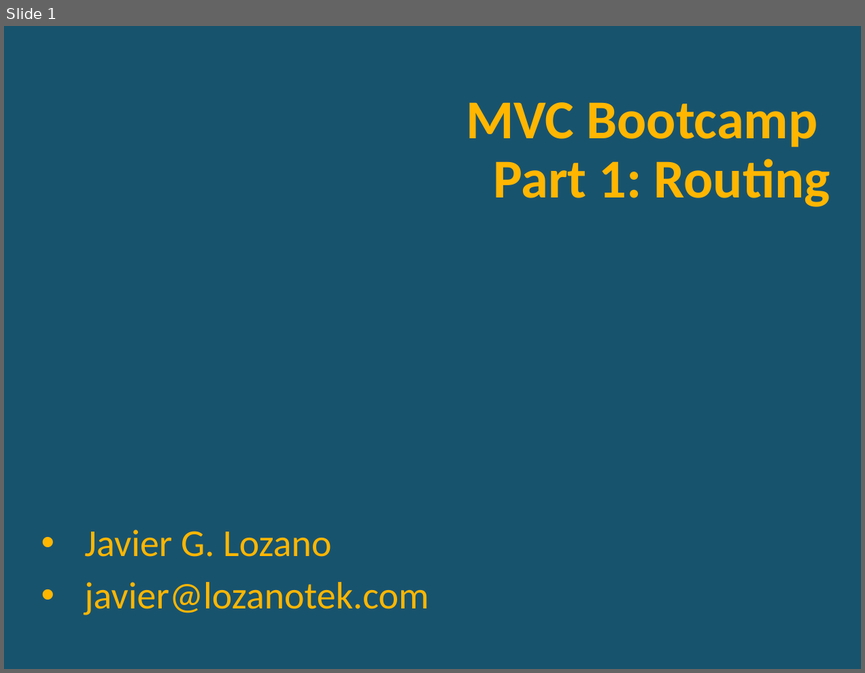
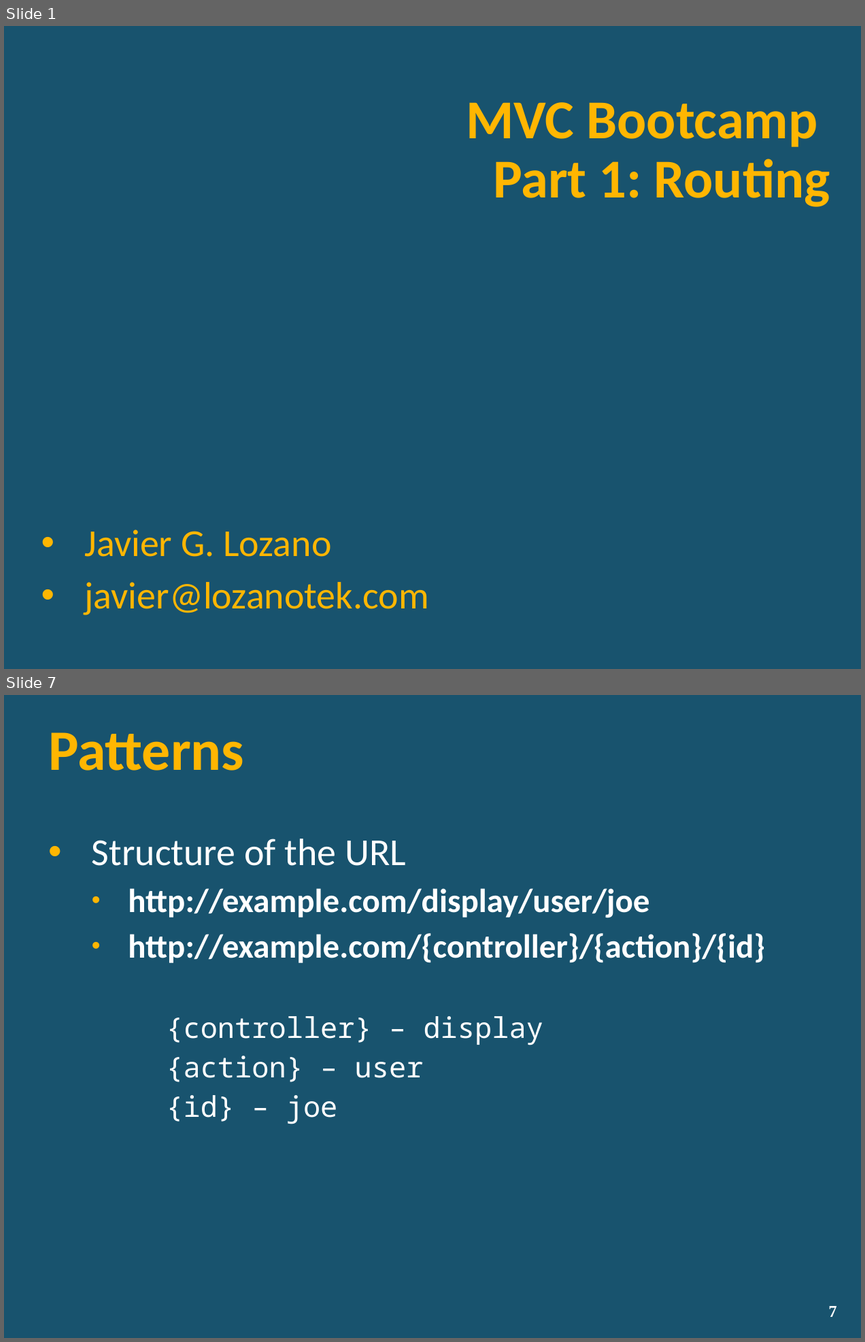
Before and after one commit to lozanotek/MVCBootcamp, a slide deck: slides/part1_routing.pptx. Shown one above the other, each under a label of ours: slide 1 before the commit, slides 1 and 7 after it; the slides between them are not shown. The pictures are 865x673 and 865x1342 pixels, drawn with LibreOffice and Linux fonts; fonts in the diff are those of the drawing; background and template pictures are left out. Boxes give left, top, right and bottom in pixels: in the first picture for what was removed or moved away, otherwise in the second. Text is boxed around its words. In the diff, an @@ line names an element or a change of style, - is before the commit and + after.

```diff
--- a/slides/part1_routing.pptx
+++ b/slides/part1_routing.pptx
@@ slide 7 added at (4, 695, 861, 1338), background picture (left out) @@
@@ title added at (48, 732, 244, 770), 48 pt, text #FFB601, bold @@
+Patterns
@@ text added at (92, 838, 765, 1124), 28 pt, text #FFFFFF, bold @@
+• Structure of the URL
+  • http://example.com/display/user/joe
+  • http://example.com/{controller}/{action}/{id}
+    {controller} – display
+    {action} – user
+    {id} – joe
@@ page number added at (828, 1306, 836, 1317), 14 pt, text #FFFFFF, bold @@
+7
```
Also in this commit, not shown: 12 other slides added, 2 slides removed.
